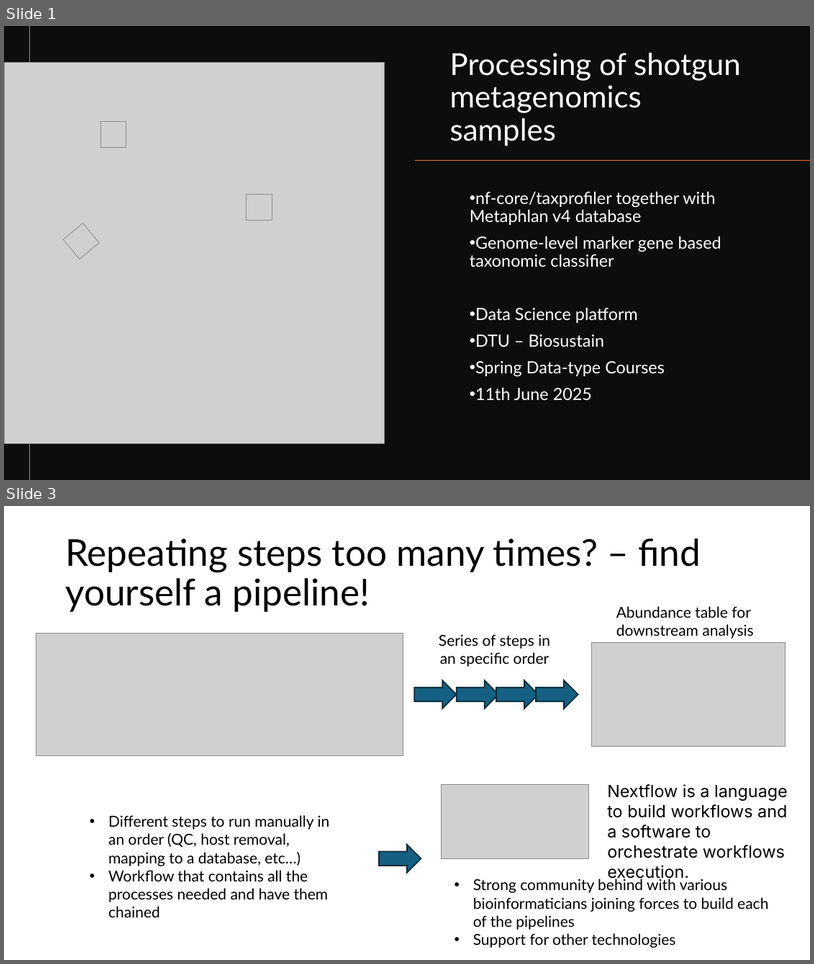
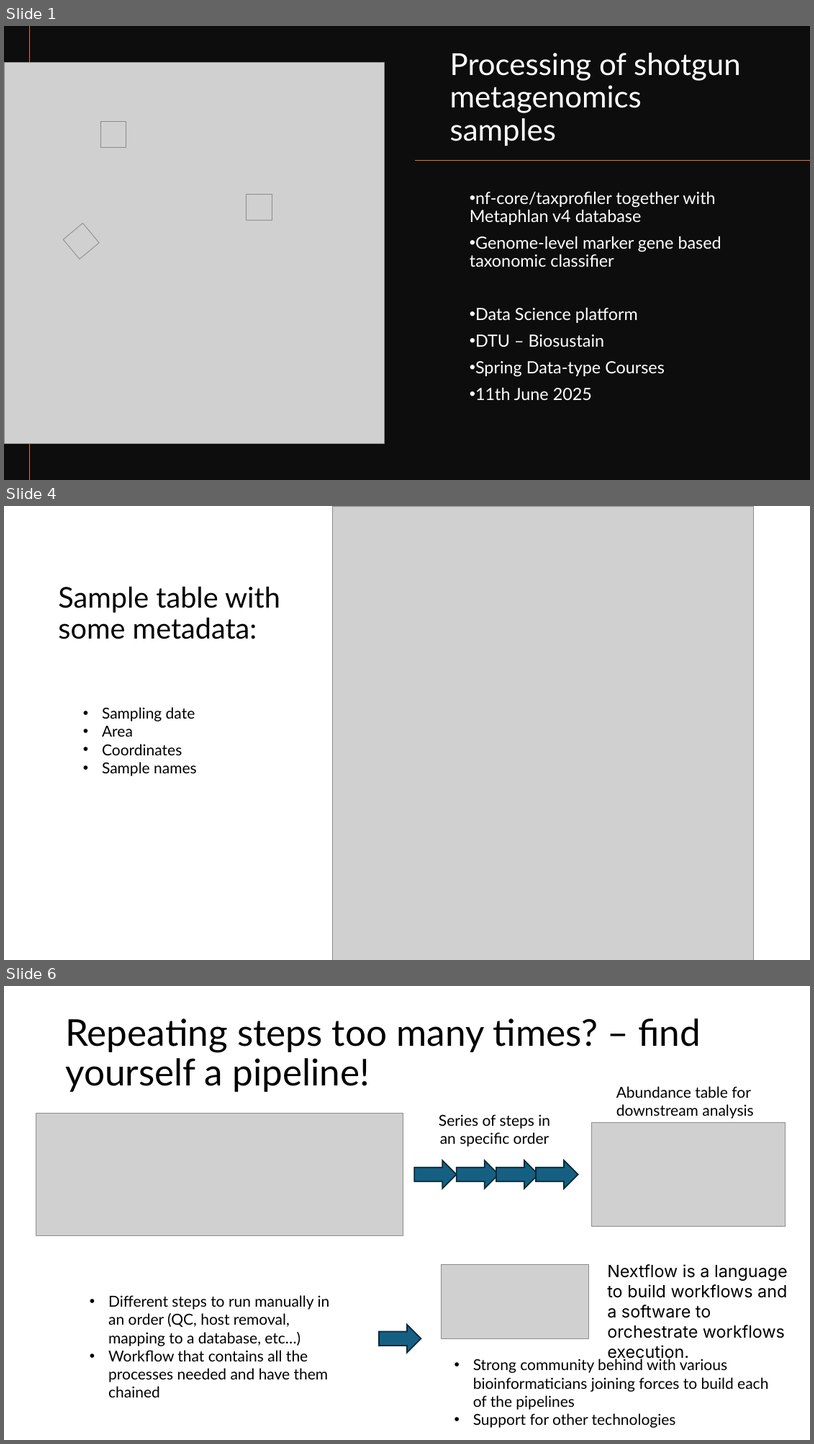
Before and after one commit to biosustain/dsp_metagenomics_training, a slide deck: course_contents/DataProcessing_taxprofiler.pptx. Shown one above the other, each under a label of ours: slides 1 and 3 before the commit, slides 1, 4 and 6 after it; the slides between them are not shown. The pictures are 814x964 and 814x1444 pixels, drawn with LibreOffice and Linux fonts; fonts in the diff are those of the drawing; grey boxes stand for pictures. Boxes give left, top, right and bottom in pixels: in the first picture for what was removed or moved away, otherwise in the second. Text is boxed around its words. In the diff, an @@ line names an element or a change of style, - is before the commit and + after.

```diff
--- a/course_contents/DataProcessing_taxprofiler.pptx
+++ b/course_contents/DataProcessing_taxprofiler.pptx
@@ slide 4 added at box(4, 506, 810, 960), background #FFFFFF @@
@@ picture added at box(333, 506, 754, 960) @@
@@ text added at box(58, 586, 280, 639), 34 pt, text #000000 @@
+Sample table with some metadata:
@@ text added at box(102, 707, 197, 776), 18 pt, text #000000 @@
+• Sampling date
+• Area
+• Coordinates
+• Sample names
@@ what was slide 3 is now slide 6 @@
```
Also in this commit, not shown: 1 slide changed, 2 other slides added, 2 slides removed, 3 other files.
